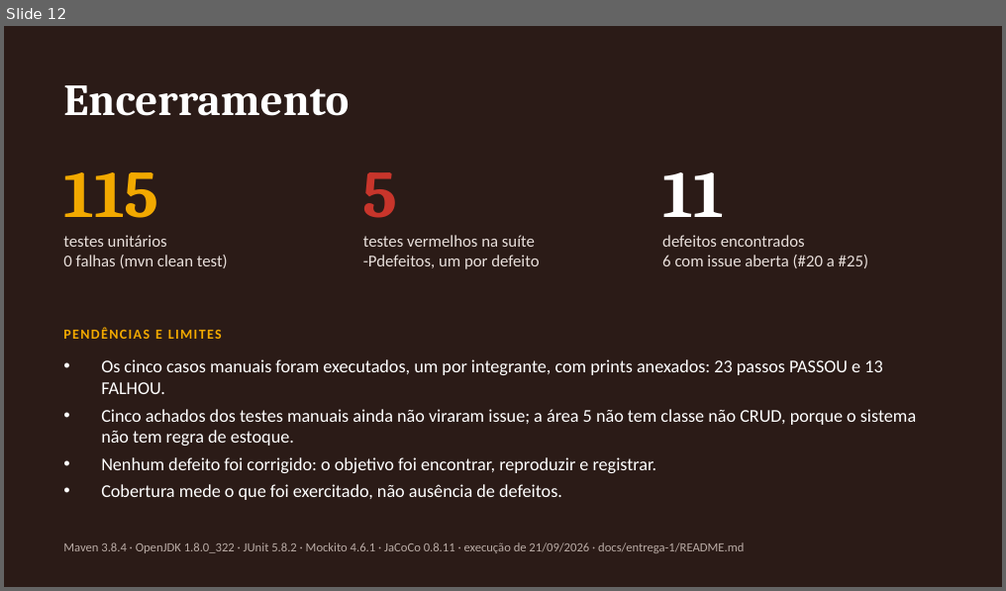
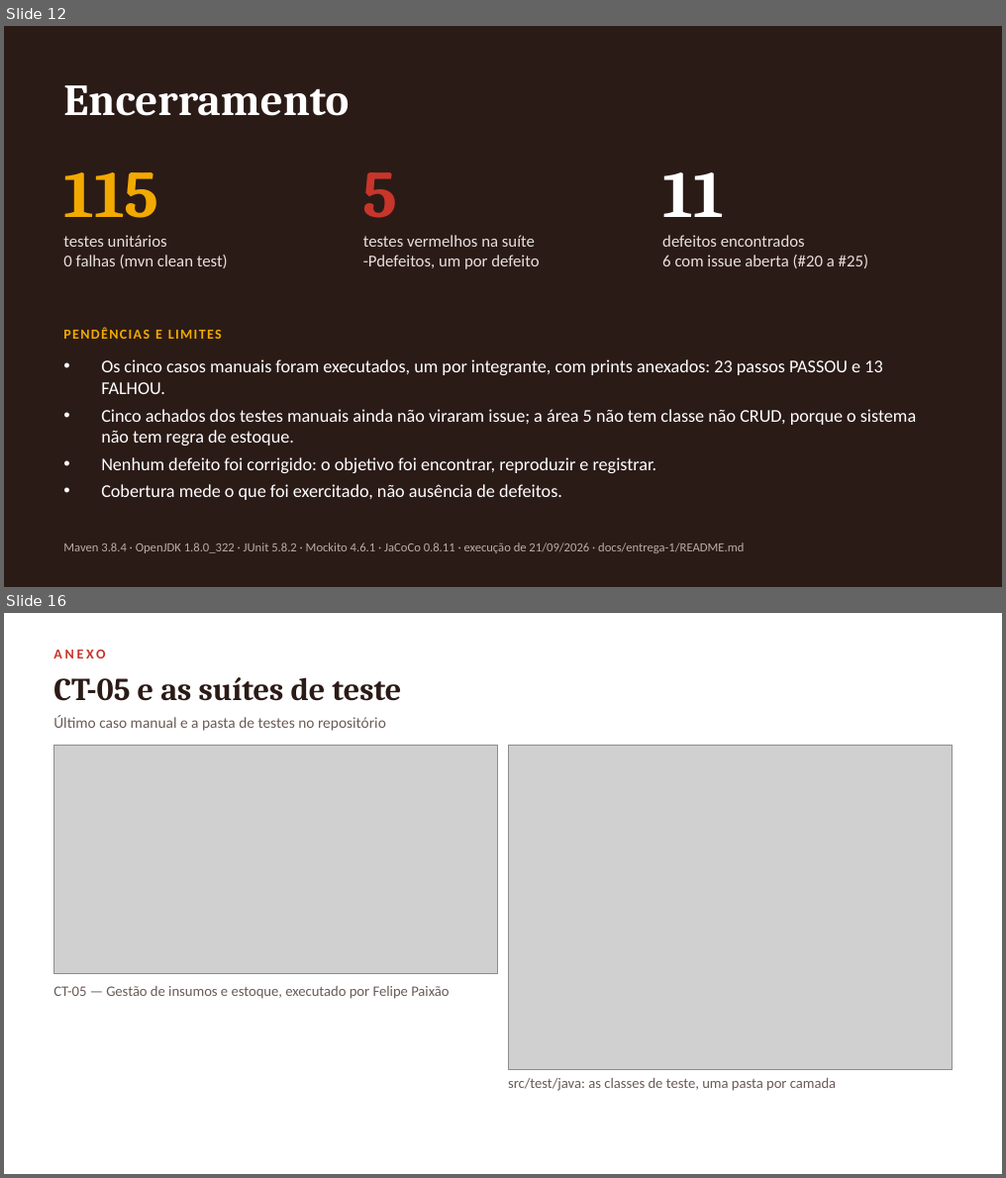
Before and after one commit to vini-pinheiro/trabalho-qualidade-e-teste-de-software, a slide deck: docs/entrega-1/apresentacao/apresentacao-entrega-1.pptx. Shown one above the other, each under a label of ours: slide 12 before the commit, slides 12 and 16 after it; the slides between them are not shown. The pictures are 1006x591 and 1006x1178 pixels, drawn with LibreOffice and Linux fonts; fonts in the diff are those of the drawing; grey boxes stand for pictures. Boxes give left, top, right and bottom in pixels: in the first picture for what was removed or moved away, otherwise in the second. Text is boxed around its words. In the diff, an @@ line names an element or a change of style, - is before the commit and + after.

Commit message:
docs: anexos da apresentação com as evidências da entrega
- cinco slides de anexo: estrutura no repositório, issues, casos manuais e execução das suítes
- capturas do GitHub, cabeçalho de cada caso de teste e saída real do Maven em apresentacao/anexos
- prévias do README atualizadas para os 17 slides

```diff
--- a/docs/entrega-1/apresentacao/apresentacao-entrega-1.pptx
+++ b/docs/entrega-1/apresentacao/apresentacao-entrega-1.pptx
@@ slide 16 added at (4,613,1002,1174), background #FFFFFF @@
@@ text added at (54,650,105,659), 10 pt, text #C8352B, bold @@
+ANEXO
@@ text added at (54,677,401,701), 23 pt, text #2B1B17, bold @@
+CT-05 e as suítes de teste
@@ text added at (54,715,386,731), 11 pt, text #6B5B55 @@
+Último caso manual e a pasta de testes no repositório
@@ picture added at (54,745,498,974) @@
@@ picture added at (508,745,952,1070) @@
@@ text added at (54,986,449,999), 10.5 pt, text #6B5B55 @@
+CT-05 — Gestão de insumos e estoque, executado por Felipe Paixão
@@ text added at (508,1078,836,1091), 10.5 pt, text #6B5B55 @@
+src/test/java: as classes de teste, uma pasta por camada
```
Also in this commit, not shown: 4 other slides added, 15 other files.
